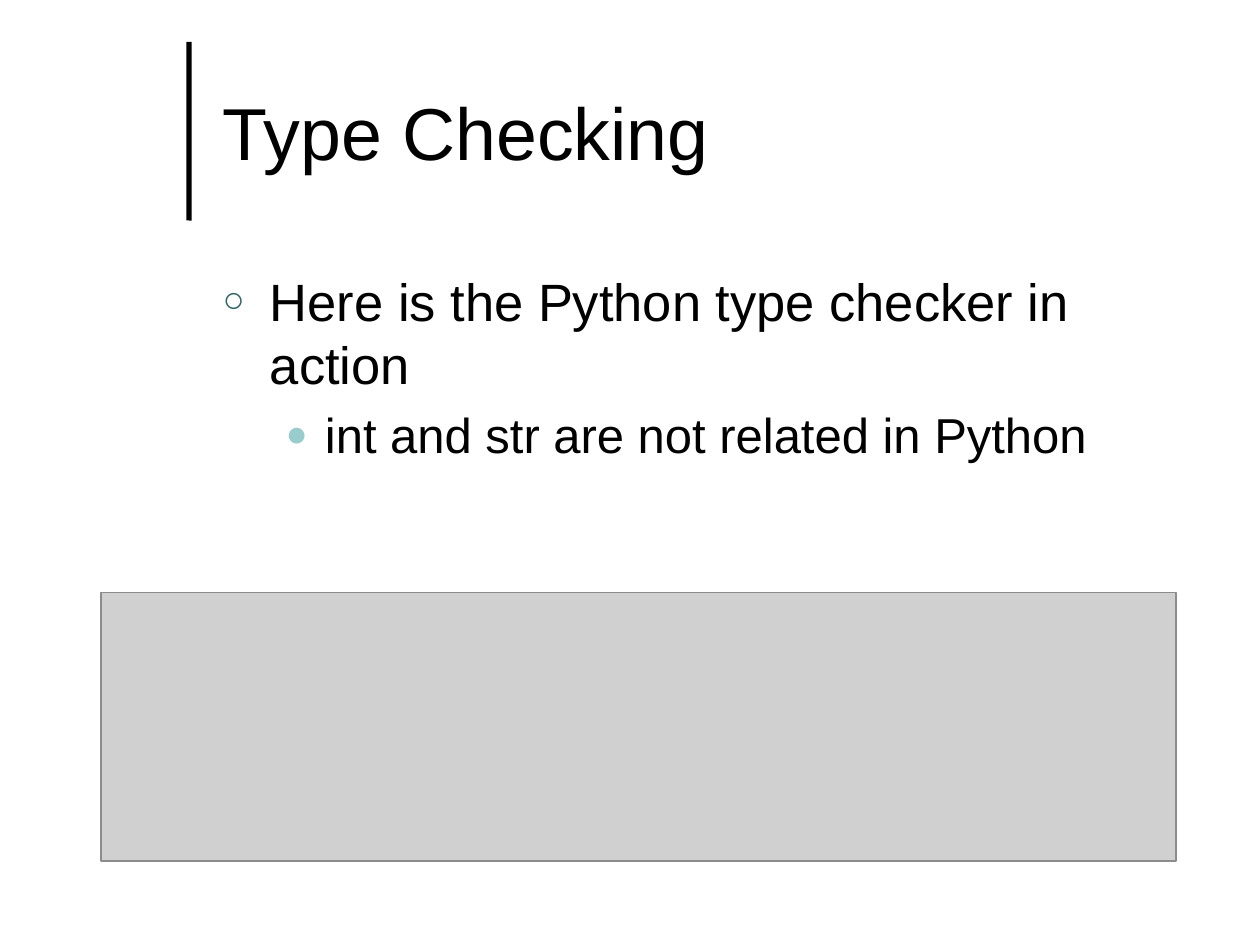
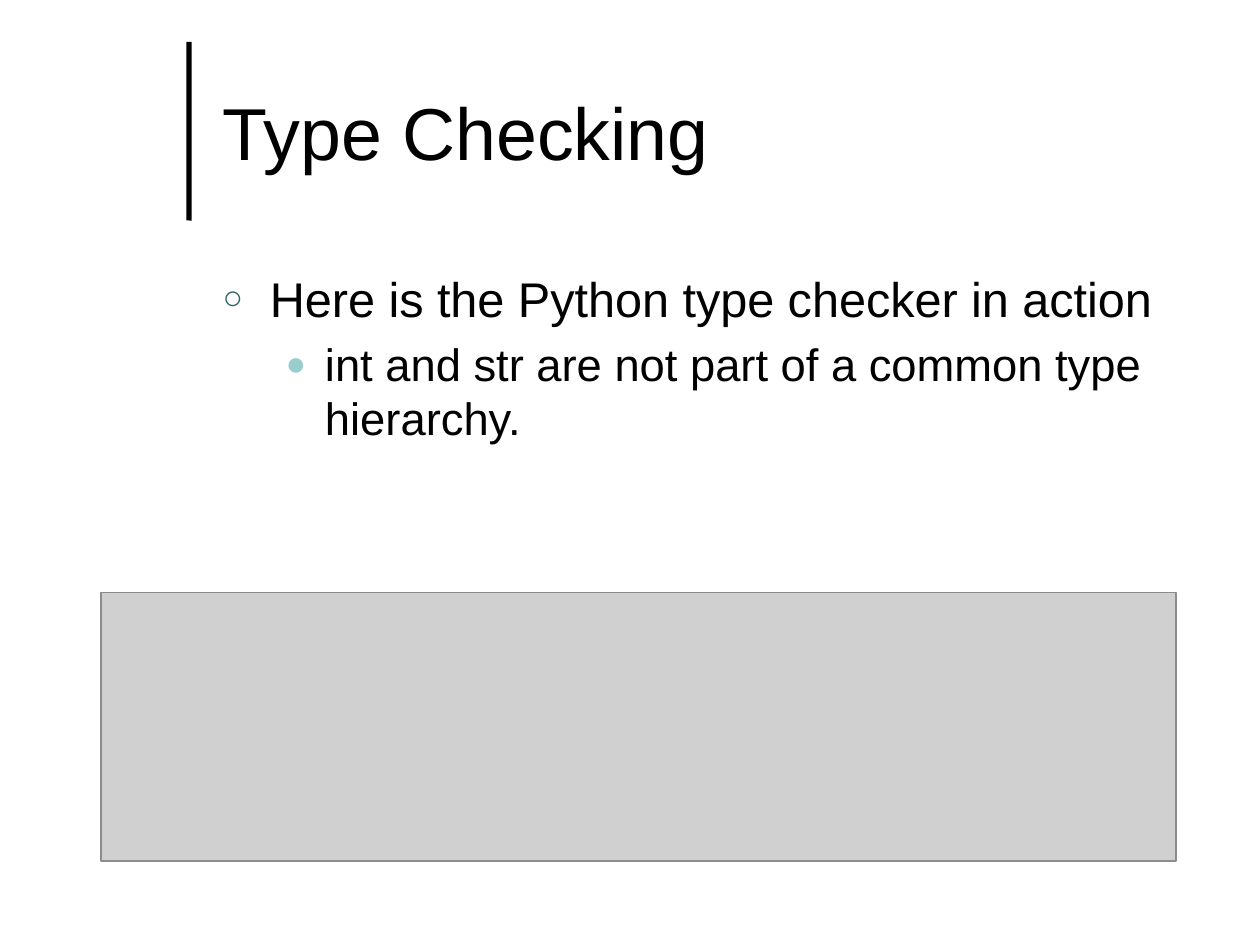
Before and after one commit to lutzhamel/CSC493, a slide deck: slide 18 of notes/csc493-ln002.pptx (slide 15 before the commit). Drawn at 1260x945 pixels with LibreOffice and Linux fonts; fonts in the diff are those of the drawing; grey boxes stand for pictures; background and template pictures are left out. Boxes give left, top, right and bottom in pixels: in the first picture for what was removed or moved away, otherwise in the second. Text is boxed around its words. In the diff, an @@ line names an element or a change of style, - is before the commit and + after.

```diff
--- a/notes/csc493-ln002.pptx
+++ b/notes/csc493-ln002.pptx
@@ text at (270,281,1152,326): size 30 to 27.8 pt in "Here is the Python type checker in ..." @@
@@ text at (325,348,1141,445): text changed; size 28 to 25.9 pt @@
-  ● int and str are not related in Python
+  ● int and str are not part of a common type hierarchy.
```
Also in this commit, not shown: 7 other slides changed, 4 slides added, 12 other files.
